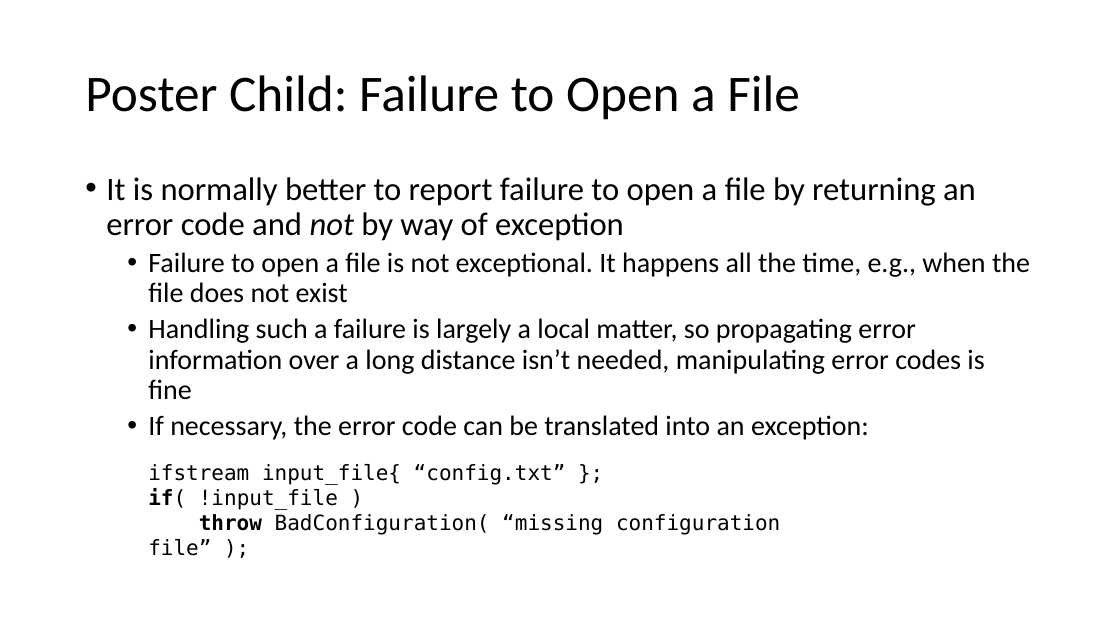
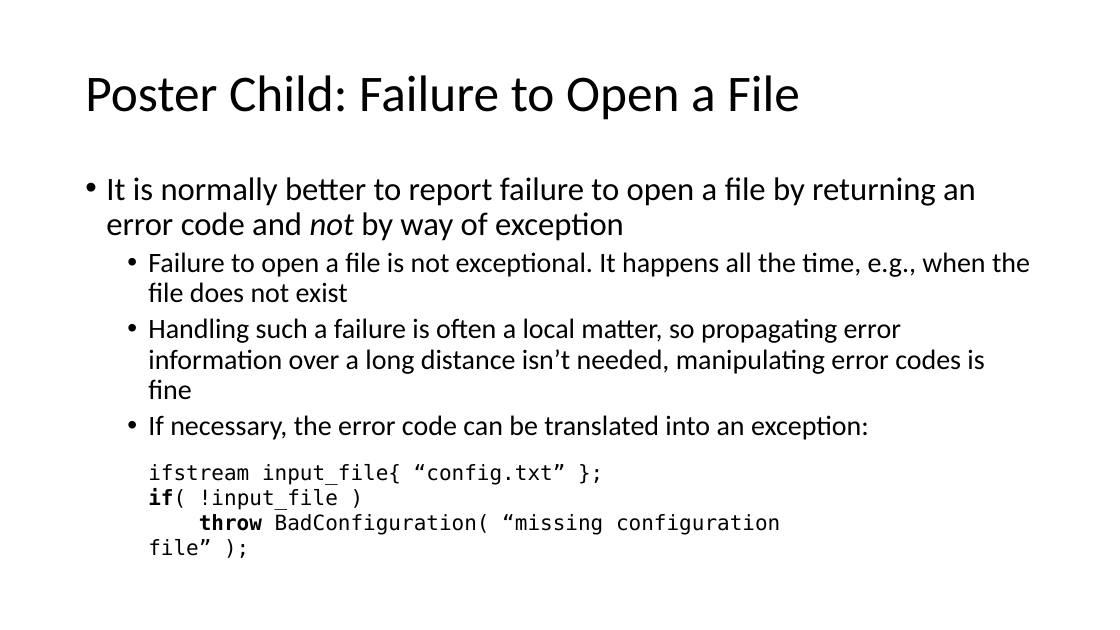
Before and after one commit to pchapin/cpp, a slide deck: slide 10 of Presentations/Exceptions.pptx. Drawn at 1120x630 pixels with LibreOffice and Linux fonts; fonts in the diff are those of the drawing. Boxes give left, top, right and bottom in pixels: in the first picture for what was removed or moved away, otherwise in the second. Text is boxed around its words. In the diff, an @@ line names an element or a change of style, - is before the commit and + after.

```diff
--- a/Presentations/Exceptions.pptx
+++ b/Presentations/Exceptions.pptx
@@ text at [148, 318, 984, 399]: text changed @@
-  • Handling such a failure is largely a local matter, so propagating error information over a long distance isn’t needed, manipulating error codes is fine
+  • Handling such a failure is often a local matter, so propagating error information over a long distance isn’t needed, manipulating error codes is fine
```
Also in this commit, not shown: 17 slides added.
